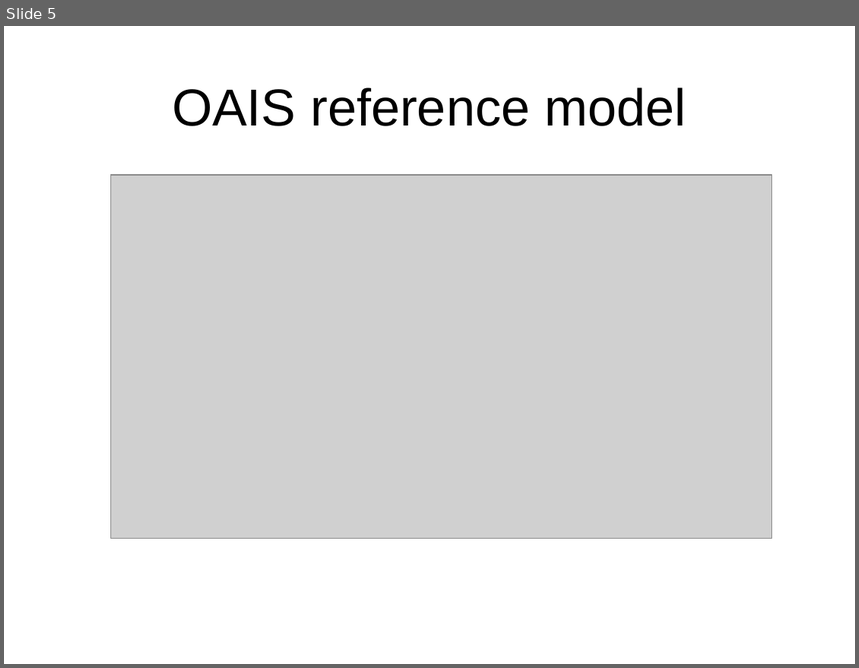
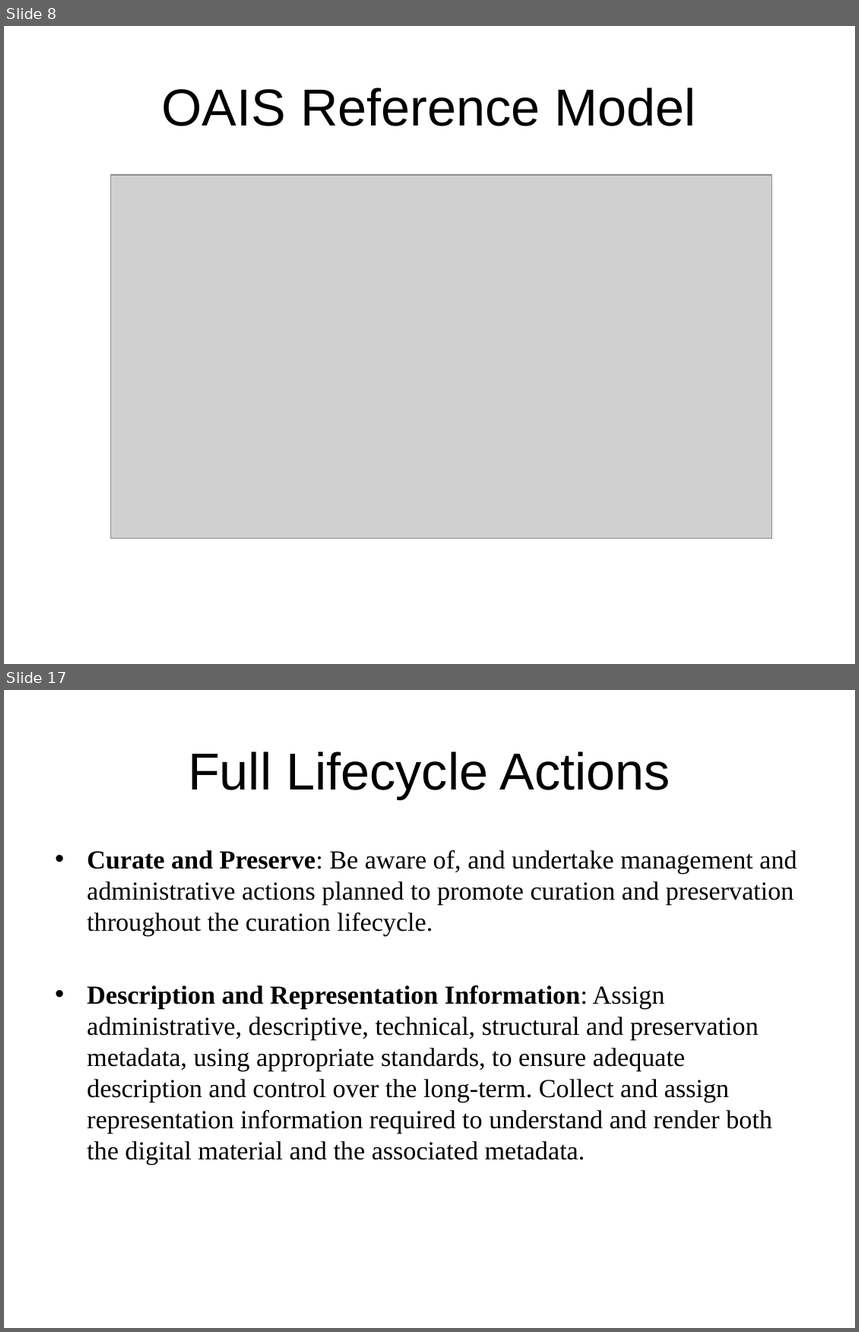
Before and after one commit to DataCurationWorkshop/HongKongCurationWorkshop, a slide deck: Day_1/Lectures/Day_1_Lecture_LifeCyclesIntro.pptx. Shown one above the other, each under a label of ours: slide 5 before the commit, slides 8 and 17 after it; the slides between them are not shown. The pictures are 859x668 and 859x1332 pixels, drawn with LibreOffice and Linux fonts; fonts in the diff are those of the drawing; grey boxes stand for pictures; background and template pictures are left out. Boxes give left, top, right and bottom in pixels: in the first picture for what was removed or moved away, otherwise in the second. Text is boxed around its words. In the diff, an @@ line names an element or a change of style, - is before the commit and + after.

```diff
--- a/Day_1/Lectures/Day_1_Lecture_LifeCyclesIntro.pptx
+++ b/Day_1/Lectures/Day_1_Lecture_LifeCyclesIntro.pptx
@@ slide 17 added at [4, 690, 855, 1328], background #FFFFFF @@
@@ title added at [188, 752, 671, 799], 44 pt, text #000000 @@
+Full Lifecycle Actions
@@ text added at [87, 850, 797, 1165], 22 pt, text #000000 @@
+• Curate and Preserve: Be aware of, and undertake management and administrative actions planned to promote curation and preservation throughout the curation lifecycle.
+• Description and Representation Information: Assign administrative, descriptive, technical, structural and preservation metadata, using appropriate standards, to ensure adequate description and control over the long-term. Collect and assign representation information required to understand and render both the digital material and the associated metadata.
@@ what was slide 5 is now slide 8 @@
@@ slide 8 changed as well @@
@@ title at [162, 88, 696, 126]: text changed @@
-OAIS reference model
+OAIS Reference Model
```
Also in this commit, not shown: 4 other slides changed, 25 other slides added, 1 slide removed, 2 other files.
